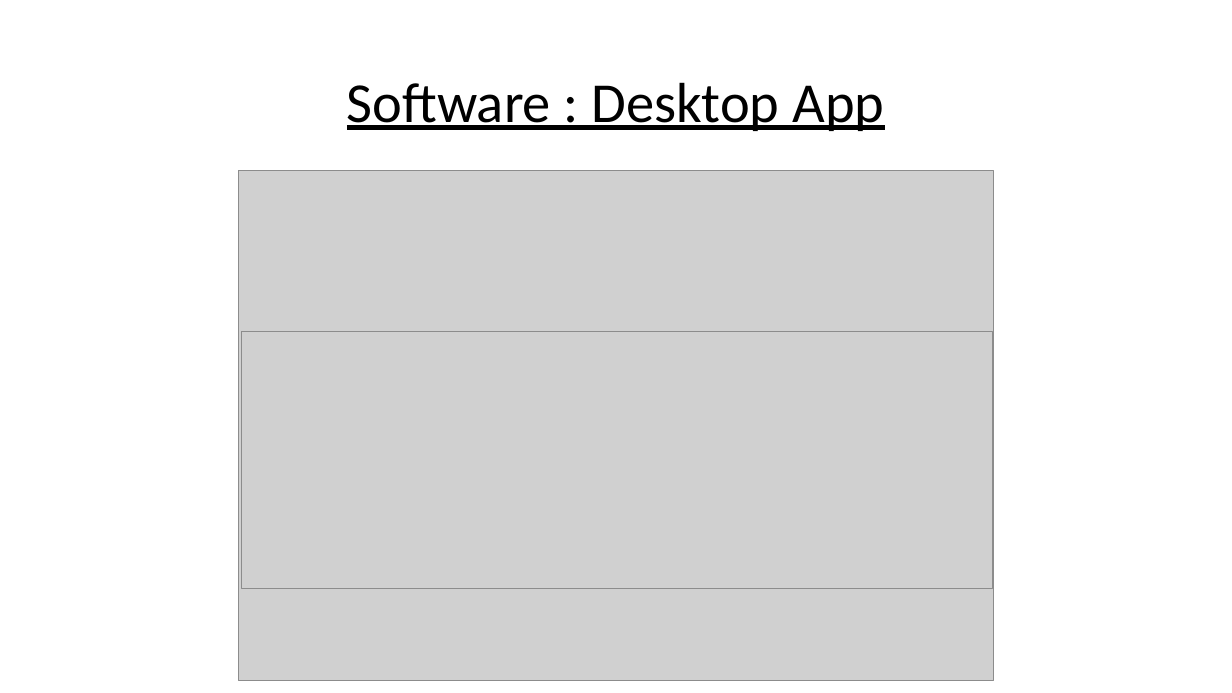
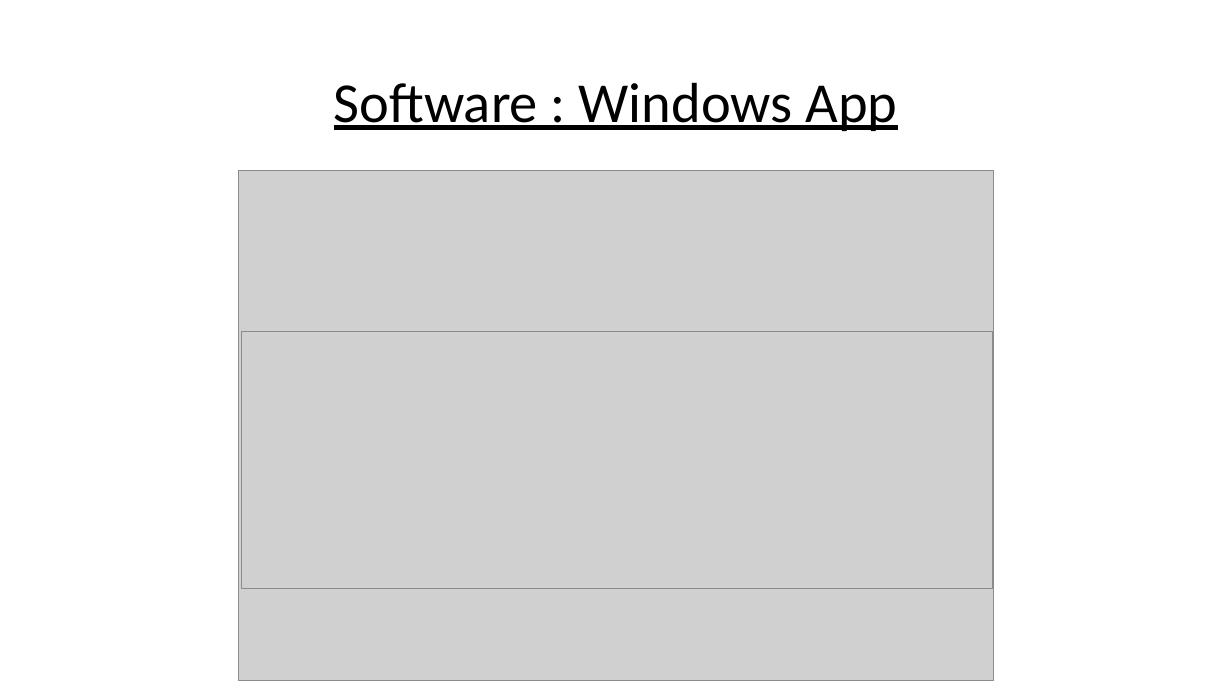
Before and after one commit to AP-Elektronica-ICT/intprojectrepo-piago, a slide deck: slide 11 of Mockups/Piago_Pitch.pptx. Drawn at 1232x693 pixels with LibreOffice and Linux fonts; fonts in the diff are those of the drawing; grey boxes stand for pictures. Boxes give left, top, right and bottom in pixels: in the first picture for what was removed or moved away, otherwise in the second. Text is boxed around its words. In the diff, an @@ line names an element or a change of style, - is before the commit and + after.

```diff
--- a/Mockups/Piago_Pitch.pptx
+++ b/Mockups/Piago_Pitch.pptx
@@ title at (334,82,897,131): text changed @@
-Software : Desktop App
+Software : Windows App
```
Also in this commit, not shown: 6 other slides changed.
